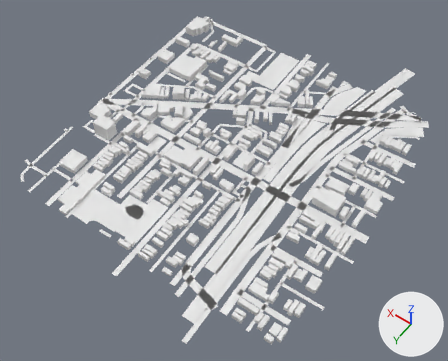
The glTF model app/public/world/tiles/-3_5.lod1.glb: old version first, new version second.
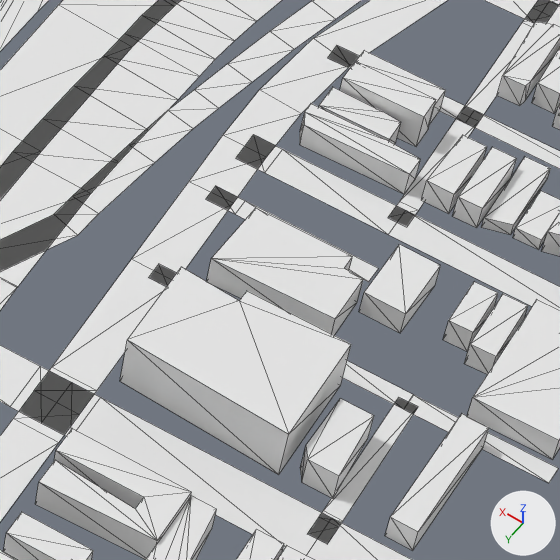
Old and new are each drawn whole from a camera (50 mm lens) standing at (-1634.0, -2193.0, 777.0) and looking at (-1272.0, -2699.0, -18.0) and again close up on the part from 66% to 84% of the width and 40% to 64% of the height. The axes (+X, +Y, +Z) are drawn at lower right. The lights are the same throughout. The last two pictures show the newer version. The close-ups show mesh edges as thin lines. Where no turn or scale is listed for an object, it has been applied to the vertices. Vertices at exactly the same position are counted once.

Before the edit, the objects in view are built like this:
```python
me_buildings = bpy.data.meshes.new('buildings')
me_buildings.from_pydata(...)  # 2362 vertices, 3025 faces; spans x -250.0..250.0, y -255.0..255.0, z -13.0..13.0
me_ground = bpy.data.meshes.new('ground')
me_ground.from_pydata(...)  # 1075 vertices, 852 faces; spans x -264.0..264.0, y -330.0..330.0, z 0.0
ob_buildings = bpy.data.objects.new('buildings', me_buildings)
ob_buildings.location = (-1257.5, -2748.5, 13.3)
ob_ground = bpy.data.objects.new('ground', me_ground)
ob_ground.location = (-1256.7, -2766.3, 0.1)
```
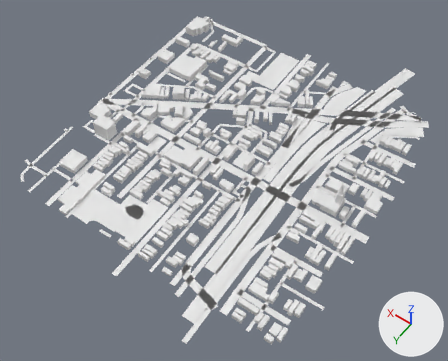
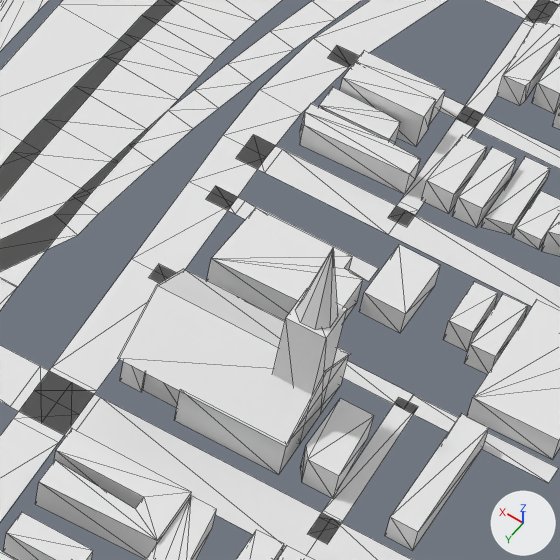
Where the newer file only moved an object's origin or applied its transform, the numbers keep the older frame.

Edits to the bpy script that builds the scene:
```text
Change me_buildings:
    used by ob_buildings; location = (-1257.5, -2748.5, 13.3)
    remove me_buildings.from_pydata(...)  # 2362 vertices, 3025 faces; spans x -250.0..250.0, y -255.0..255.0, z -13.0..13.0
    add me_buildings.from_pydata(...)  # 2401 vertices, 3067 faces; spans x -250.0..250.0, y -255.0..255.0, z -13.0..51.0
    me_buildings part 1: the loose piece of 8 vertices spanning x -205.0..-194.0, y -49.0..-32.0, z -13.0..-6.0 is copied, and the copy is scaled about its middle by (0.921, 0.578, 5.34), then moved by (3.0, 45.0, 17.0); it spans x -201.0..-191.0, y 0.0..10.0, z -13.0..27.0
    me_buildings part 2
    5 vertices are removed from x -201.0..-158.0, y -10.0..20.0, z 3.0
    15 faces are deleted
    1 vertex moves from x -174.0, y -10.0, z 3.0 to x -174.0, y -10.0, z -1.0
    31 vertices are added at x -202.0..-157.0, y -11.0..22.0, z -13.0..51.0
    5 new vertices lie (0.0, 0.0, 12.0) away from vertices in x -201.0..-158.0, y -10.0..20.0, z -13.0
    47 new faces join them
```

Where the change shows, as pixel boxes [x1, y1, x2, y2] in the close-ups (560 x 560 px):
part 1 of me_buildings, added
    after: [273, 288, 347, 443]
part 2 of me_buildings, built on
    before: [120, 267, 351, 475]
    after: [117, 248, 351, 475]
